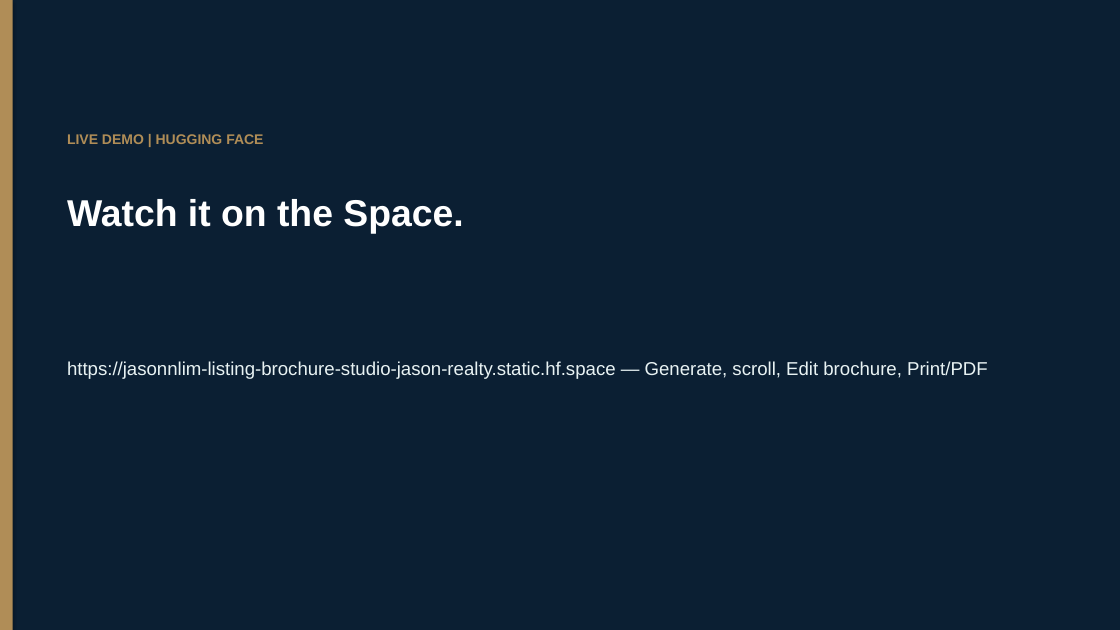
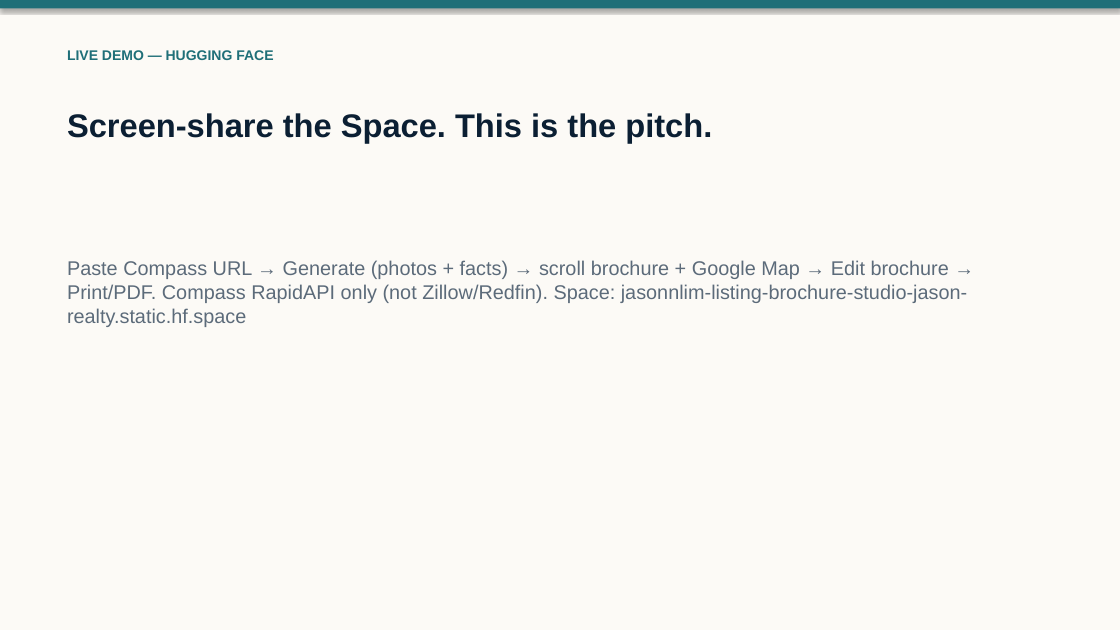
Before and after one commit to jhhlim/LLMFundamentals, a slide deck: slide 2 of Jason_Lim_Project_Notes_Demo_10min_VC_Pitch.pptx (slide 4 before the commit). Drawn at 1120x630 pixels with LibreOffice and Linux fonts; fonts in the diff are those of the drawing. Boxes give left, top, right and bottom in pixels: in the first picture for what was removed or moved away, otherwise in the second. Text is boxed around its words. In the diff, an @@ line names an element or a change of style, - is before the commit and + after.

```diff
--- a/Jason_Lim_Project_Notes_Demo_10min_VC_Pitch.pptx
+++ b/Jason_Lim_Project_Notes_Demo_10min_VC_Pitch.pptx
@@ rectangle at bbox=[0, 0, 1120, 630]: fill #0B1F33 to #FCFAF6 @@
@@ rectangle removed at bbox=[0, 0, 13, 630] @@
@@ rectangle added at bbox=[0, 0, 1120, 8], fill #1F6F78 @@
@@ text at bbox=[67, 50, 273, 60]: text changed; text colour #B08D57 to #1F6F78 @@
-LIVE DEMO | HUGGING FACE
+LIVE DEMO — HUGGING FACE
@@ text added at bbox=[67, 113, 712, 143], 28 pt, text #0B1F33, bold @@
+Screen-share the Space. This is the pitch.
@@ text removed at bbox=[67, 199, 463, 233] @@
-Watch it on the Space.
@@ text at bbox=[67, 260, 967, 327]: text changed; size 16 to 17 pt; text colour #E8F2F3 to #5C6B7A @@
-https://jasonnlim-listing-brochure-studio-jason-realty.static.hf.space — Generate, scroll, Edit brochure, Print/PDF
+Paste Compass URL → Generate (photos + facts) → scroll brochure + Google Map → Edit brochure → Print/PDF. Compass RapidAPI only (not Zillow/Redfin). Space: jasonnlim-listing-brochure-studio-jason-realty.static.hf.space
```
Also in this commit, not shown: 1 other slide changed, 2 slides added, 9 slides removed, 2 other files.
